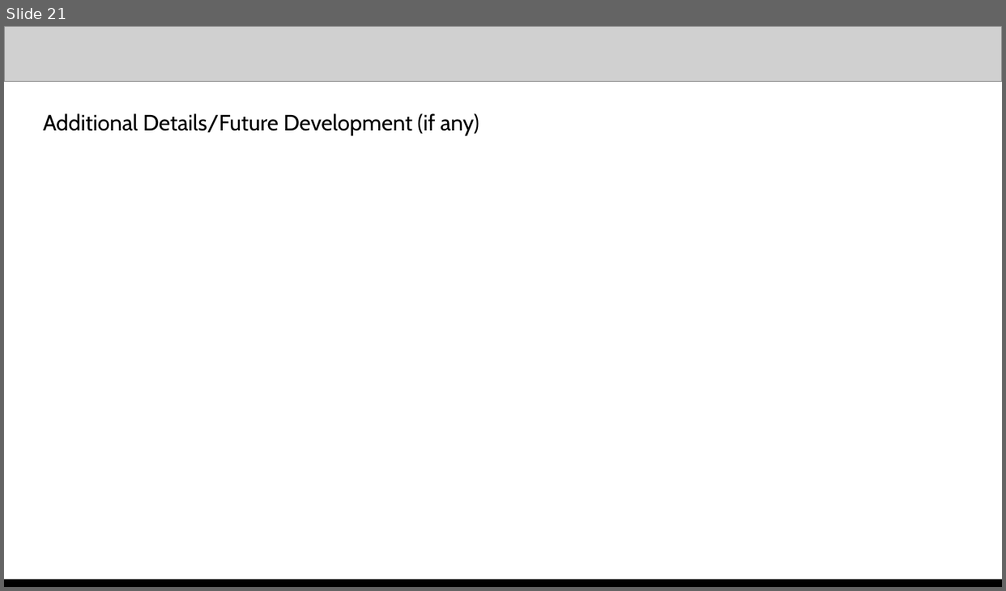
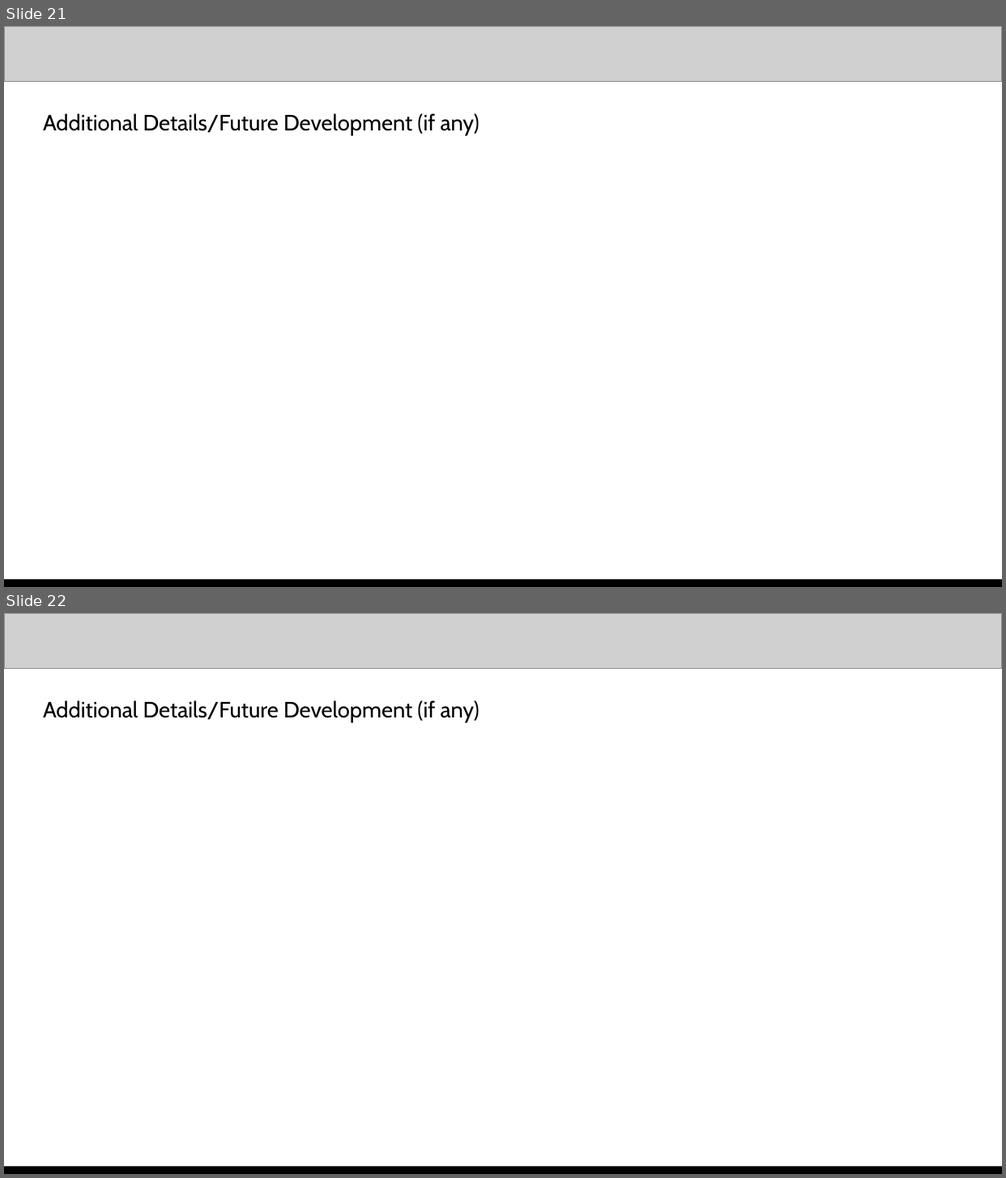
Before and after one commit to shreyash-sharma/tolerance, a slide deck: submission/template_extended.pptx. Shown one above the other, each under a label of ours: slide 21 before the commit, slides 21 and 22 after it. The pictures are 1006x591 and 1006x1178 pixels, drawn with LibreOffice and Linux fonts; fonts in the diff are those of the drawing; grey boxes stand for pictures. Boxes give left, top, right and bottom in pixels: in the first picture for what was removed or moved away, otherwise in the second. Text is boxed around its words. In the diff, an @@ line names an element or a change of style, - is before the commit and + after.

```diff
--- a/submission/template_extended.pptx
+++ b/submission/template_extended.pptx
@@ slide 22 added at (x1=4, y1=613, x2=1002, y2=1174), background #FFFFFF @@
@@ picture added at (x1=4, y1=613, x2=1002, y2=668) @@
@@ text added at (x1=43, y1=700, x2=479, y2=722), 16 pt, text #000000 @@
+Additional Details/Future Development (if any)
@@ picture added at (x1=4, y1=1169, x2=1002, y2=1174) @@
@@ rectangle added at (x1=4, y1=1167, x2=1002, y2=1174), fill #000000 @@
```
Also in this commit, not shown: 3 other files.
